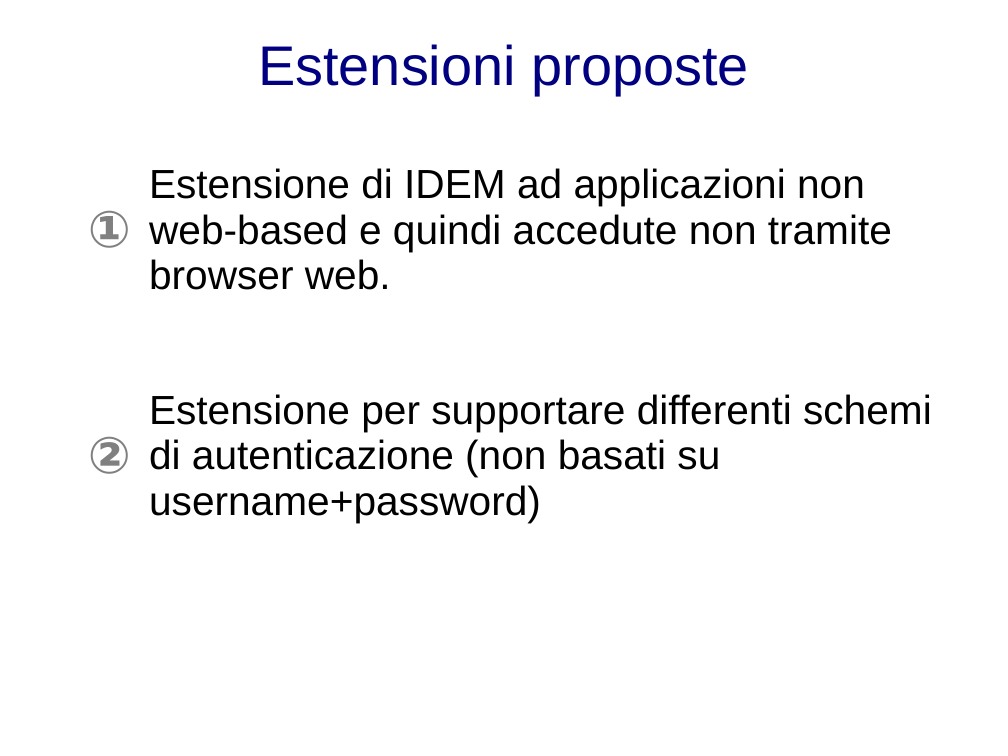
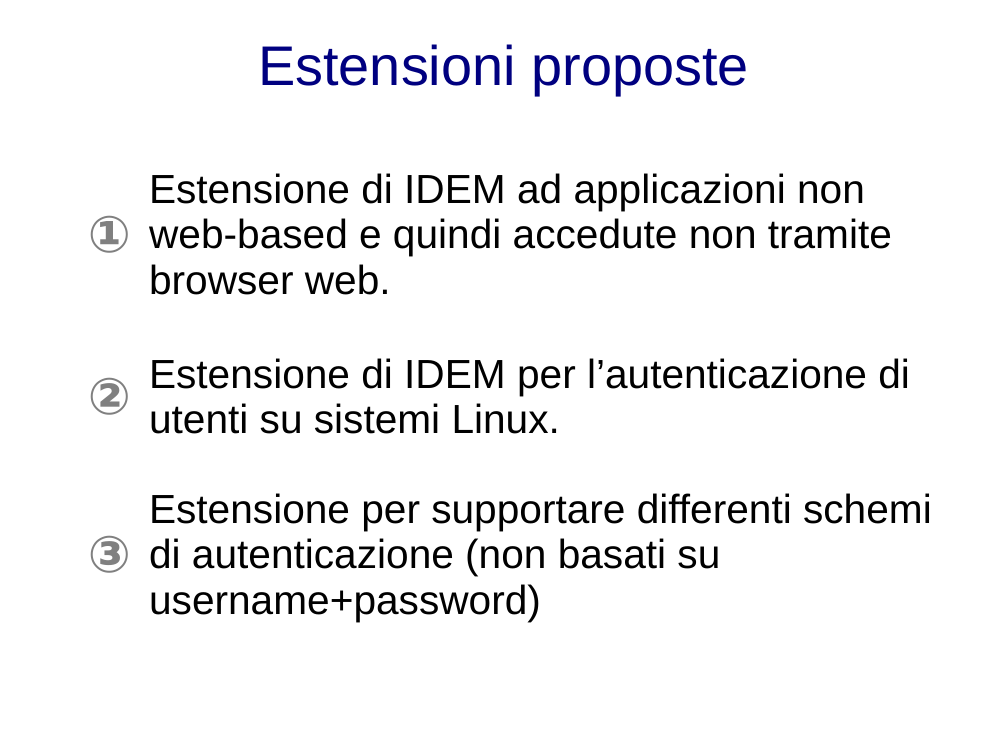
Before and after one commit to biancini/Shibboleth-Authentication, a slide deck: slide 3 of documentation/ShibbolethExtensions.pptx. Drawn at 1008x756 pixels with LibreOffice and Linux fonts; fonts in the diff are those of the drawing; background and template pictures are left out. Boxes give left, top, right and bottom in pixels: in the first picture for what was removed or moved away, otherwise in the second. Text is boxed around its words. In the diff, an @@ line names an element or a change of style, - is before the commit and + after.

```diff
--- a/documentation/ShibbolethExtensions.pptx
+++ b/documentation/ShibbolethExtensions.pptx
@@ table at bbox=[24, 153, 946, 633] @@
-row 2, column 1: 
+row 2, column 1: ②
-row 2, column 2: 
+row 2, column 2: Estensione di IDEM per l’autenticazione di utenti su sistemi Linux.
-row 3, column 1: ②
+row 3, column 1: ③
```
Also in this commit, not shown: 8 other slides changed, 2 slides added.
